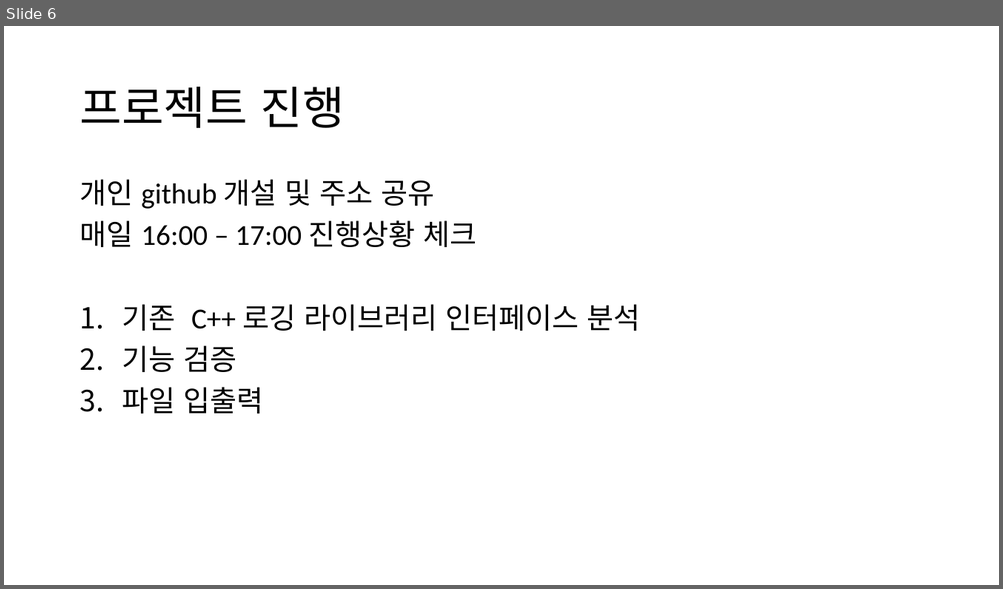
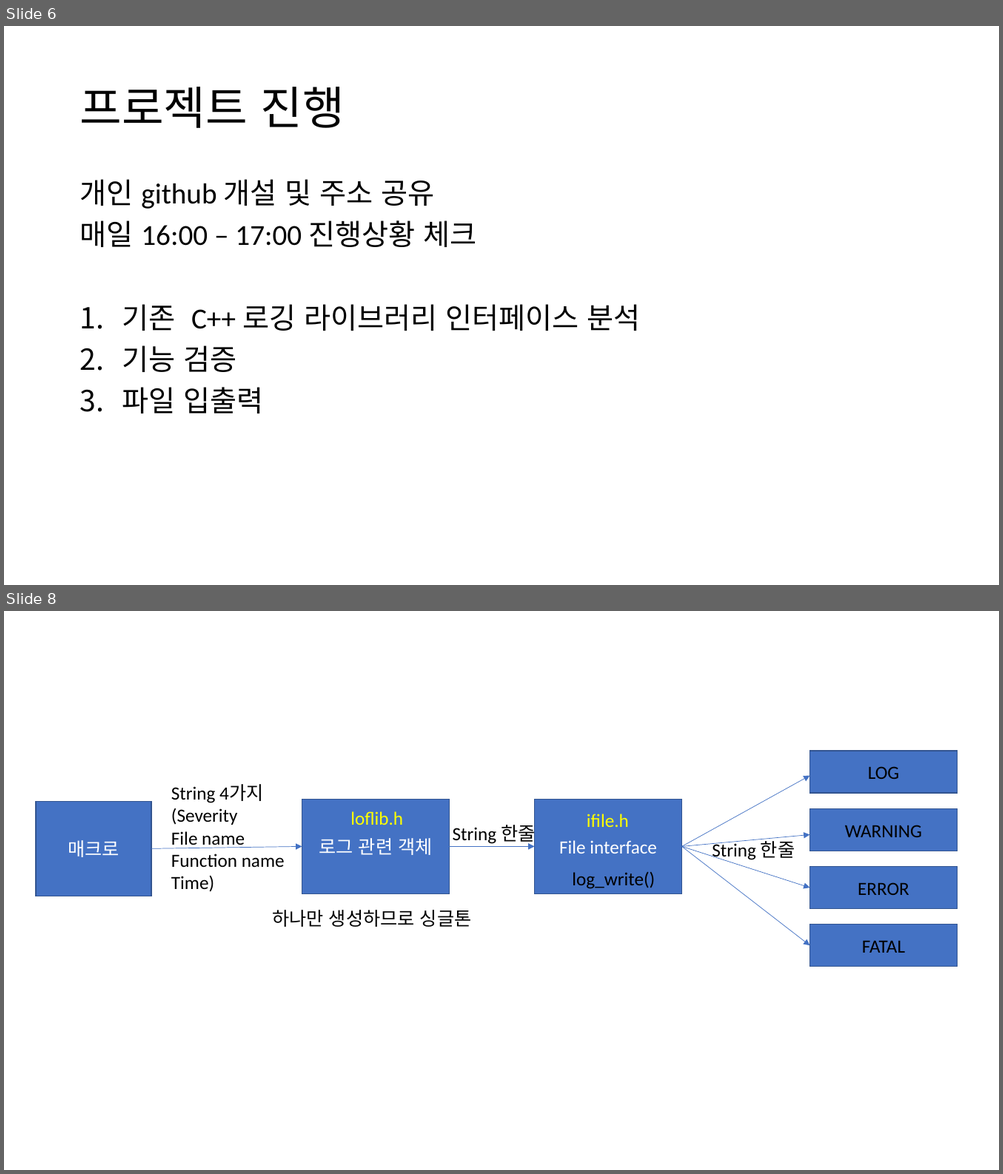
Before and after one commit to kilsup/loglib, a slide deck: C++project.pptx. Shown one above the other, each under a label of ours: slide 6 before the commit, slides 6 and 8 after it; the slides between them are not shown. The pictures are 1003x589 and 1003x1174 pixels, drawn with LibreOffice and Linux fonts; fonts in the diff are those of the drawing. Boxes give left, top, right and bottom in pixels: in the first picture for what was removed or moved away, otherwise in the second. Text is boxed around its words. In the diff, an @@ line names an element or a change of style, - is before the commit and + after.

```diff
--- a/C++project.pptx
+++ b/C++project.pptx
@@ slide 8 added at [4,611,999,1170], background #FFFFFF @@
@@ rectangle added at [810,751,958,793], fill #4472C4, outline #325491 1 pt, 18 pt, text #000000 @@
+LOG
@@ text added at [171,785,284,892], 18 pt, text #000000 @@
+String 4가지
+(Severity
+File name
+Function name
+Time)
@@ arrow added from (681, 847) to (810, 776), #4472C4 0.5 pt @@
@@ rectangle added at [36,801,151,896], fill #4472C4, outline #325491 1 pt, 18 pt, text #FFFFFF @@
+매크로
@@ rectangle added at [301,799,449,894], fill #4472C4, outline #325491 1 pt, 18 pt, text #FFFFFF @@
+로그 관련 객체
@@ rectangle added at [535,799,683,894], fill #4472C4, outline #325491 1 pt, 18 pt, text #FFFFFF @@
+File interface
@@ rectangle added at [810,809,958,851], fill #4472C4, outline #325491 1 pt, 18 pt, text #000000 @@
+WARNING
@@ text added at [350,812,403,825], 18 pt, text #FFFF00 @@
+loflib.h
@@ text added at [452,822,535,846], 18 pt, text #000000 @@
+String 한줄
@@ text added at [586,814,629,827], 18 pt, text #FFFF00 @@
+ifile.h
@@ arrow added from (151, 849) to (301, 847), #4472C4 0.5 pt @@
@@ arrow added from (449, 847) to (535, 847), #4472C4 0.5 pt @@
@@ arrow added from (681, 847) to (810, 834), #4472C4 0.5 pt @@
@@ arrow added from (681, 847) to (810, 888), #4472C4 0.5 pt @@
@@ arrow added from (681, 847) to (810, 946), #4472C4 0.5 pt @@
@@ text added at [711,838,794,862], 18 pt, text #000000 @@
+String 한줄
@@ text added at [572,872,654,889], 18 pt, text #000000 @@
+log_write()
@@ rectangle added at [810,867,958,909], fill #4472C4, outline #325491 1 pt, 18 pt, text #000000 @@
+ERROR
@@ text added at [272,910,472,927], 18 pt, text #000000 @@
+하나만 생성하므로 싱글톤
@@ rectangle added at [810,924,958,967], fill #4472C4, outline #325491 1 pt, 18 pt, text #000000 @@
+FATAL
```
Also in this commit, not shown: 1 slide changed, 3 other slides added.
